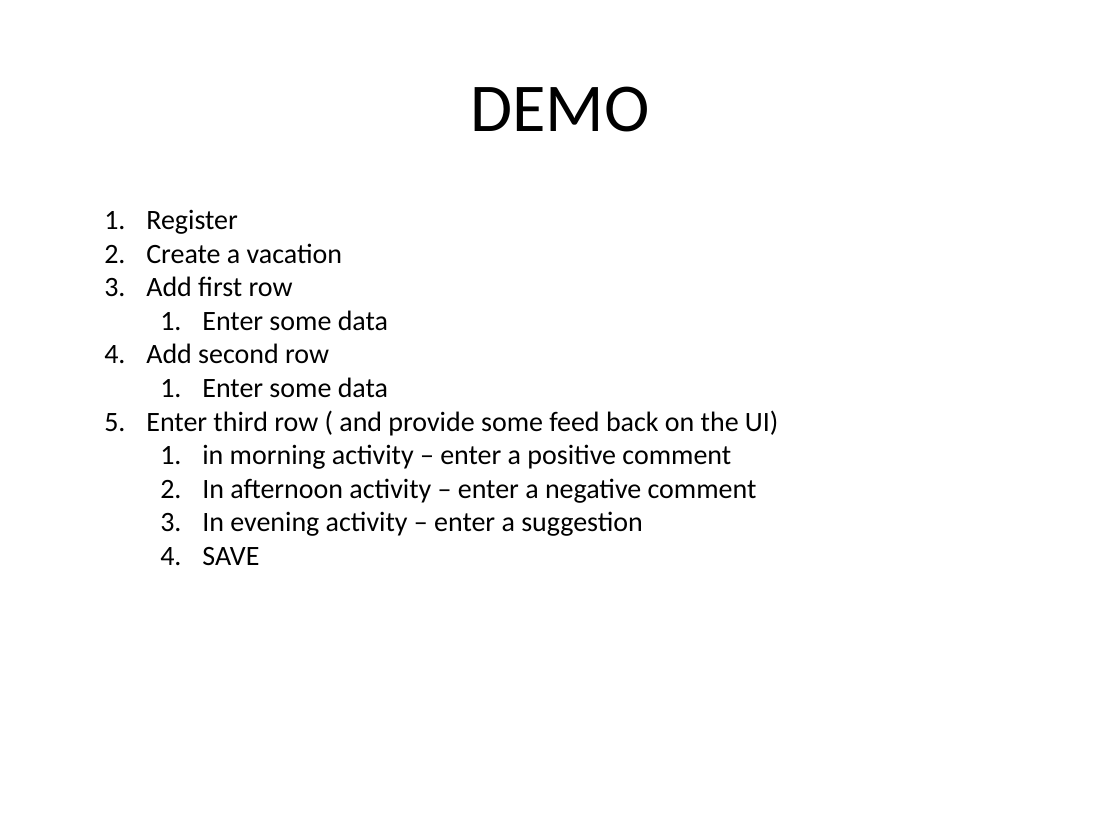
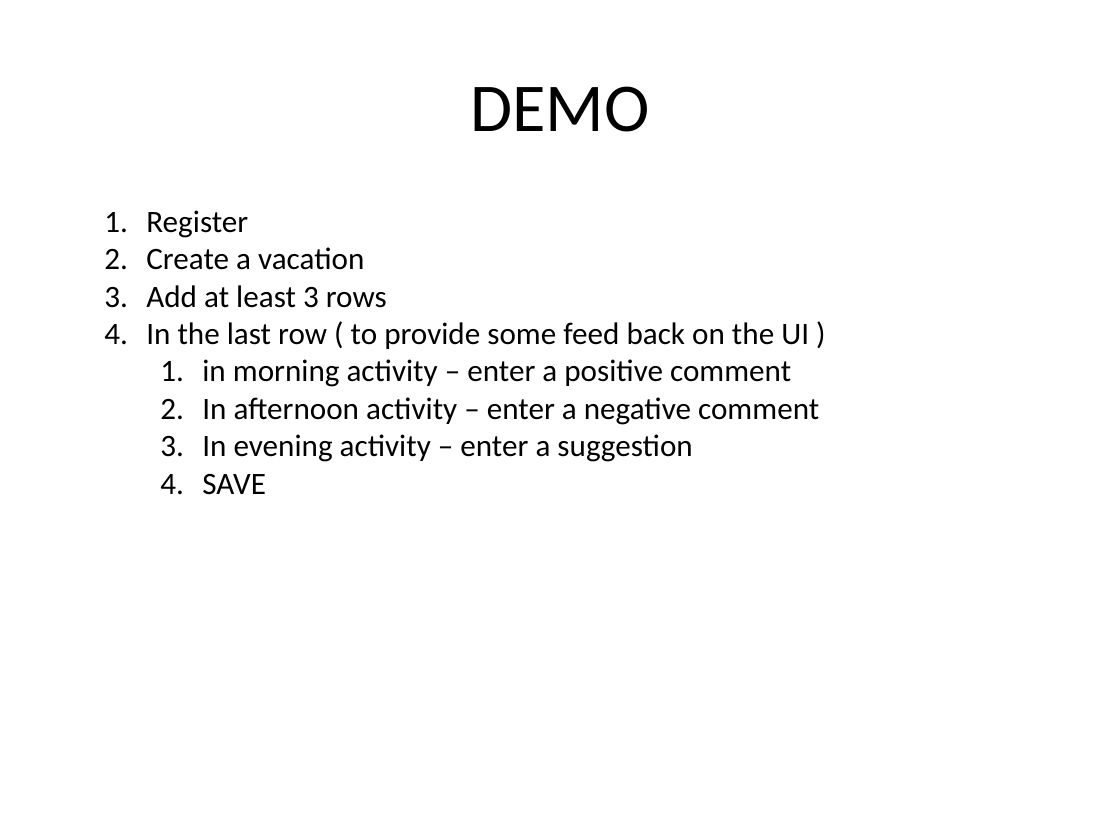
Before and after one commit to dreamer42/SEIS752-Vacation, a slide deck: slide 8 of docs/Presentation.pptx. Drawn at 1120x840 pixels with LibreOffice and Linux fonts; fonts in the diff are those of the drawing. Boxes give left, top, right and bottom in pixels: in the first picture for what was removed or moved away, otherwise in the second. Text is boxed around its words. In the diff, an @@ line names an element or a change of style, - is before the commit and + after.

```diff
--- a/docs/Presentation.pptx
+++ b/docs/Presentation.pptx
@@ text at bbox=[146, 210, 819, 495]: size 18 to 20 pt in "Register", "Create a vacation", "in morning activity – enter a positive ...", "In afternoon activity – enter a negative ..." and 2 more places @@
@@ text at bbox=[146, 285, 809, 349]: text changed; size 18 to 20 pt @@
-3. Add first row
-  1. Enter some data
-4. Add second row
-  1. Enter some data
-5. Enter third row ( and provide some feed back on the UI)
+3. Add at least 3 rows
+4. In the last row ( to provide some feed back on the UI )
```
Also in this commit, not shown: 4 other slides changed, 3 slides added, 2 other files.
